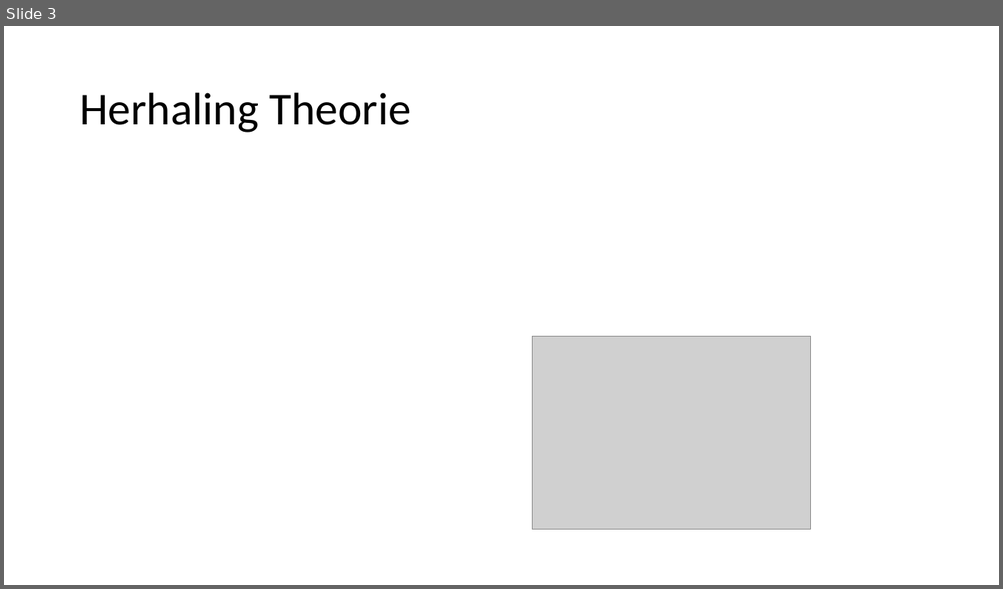
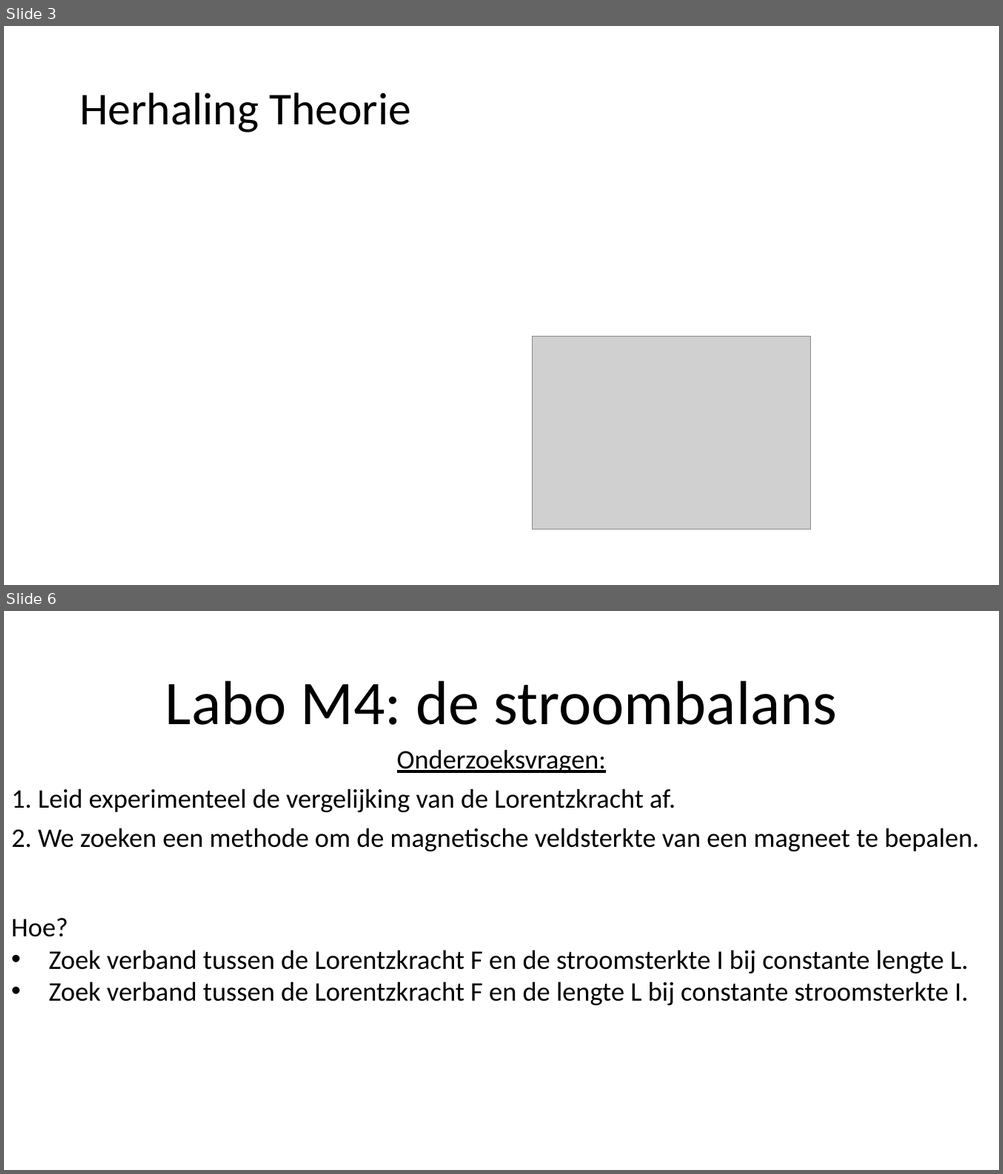
Before and after one commit to KevinTruyaert/DCS, a slide deck: Labo M4.pptx. Shown one above the other, each under a label of ours: slide 3 before the commit, slides 3 and 6 after it; the slides between them are not shown. The pictures are 1003x589 and 1003x1174 pixels, drawn with LibreOffice and Linux fonts; fonts in the diff are those of the drawing; grey boxes stand for pictures. Boxes give left, top, right and bottom in pixels: in the first picture for what was removed or moved away, otherwise in the second. Text is boxed around its words. In the diff, an @@ line names an element or a change of style, - is before the commit and + after.

```diff
--- a/Labo M4.pptx
+++ b/Labo M4.pptx
@@ slide 6 added at bbox=[4, 611, 999, 1170], background #FFFFFF @@
@@ title added at bbox=[165, 681, 836, 725], 60 pt, text #000000 @@
+Labo M4: de stroombalans
@@ subtitle added at bbox=[11, 749, 979, 852], 25.9 pt, text #000000 @@
+Onderzoeksvragen:
+1. Leid experimenteel de vergelijking van de Lorentzkracht af.
+2. We zoeken een methode om de magnetische veldsterkte van een magneet te bepalen.
@@ text added at bbox=[11, 918, 967, 1006], 26 pt, text #000000 @@
+Hoe?
+• Zoek verband tussen de Lorentzkracht F en de stroomsterkte I bij constante lengte L.
+• Zoek verband tussen de Lorentzkracht F en de lengte L bij constante stroomsterkte I.
```
Also in this commit, not shown: 3 slides changed, 1 other slide added, 1 other file.
